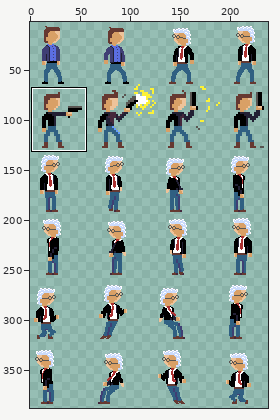
Two states of a sprite sheet, assets/forrest/michel.png. Above: a wide view before the commit, with the close-up outlined.
Close-up. First the earlier version:
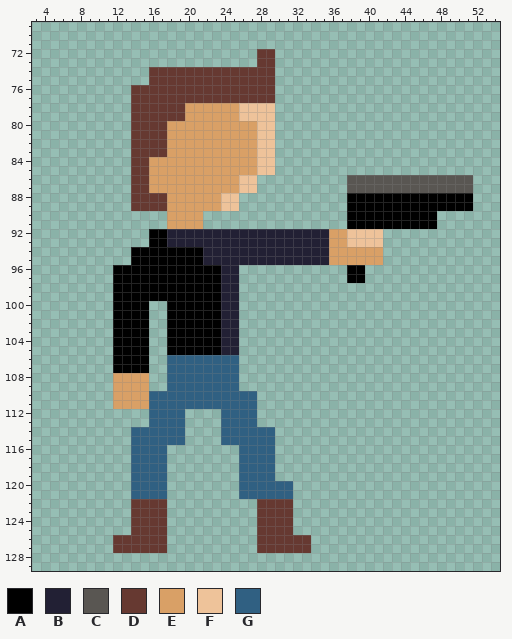
The file is 256x512 pixels. Shown: x 3..54, y 69..129. The wide view leaves out empty margins. The commit also changed other parts of the picture, which this record leaves out.
Palette (. is transparent): A #000000  B #222034  C #595652  D #663931  E #d9a066  F #eec39a  G #306082
Pixels before (only the part around the change), first column x 3:
 69 ....................................................
 70 ....................................................
 71 ....................................................
 72 .........................DD.........................
 73 .........................DD.........................
 74 .............DDDDDDDDDDDDDD.........................
 75 .............DDDDDDDDDDDDDD.........................
 76 ...........DDDDDDDDDDDDDDDD.........................
 77 ...........DDDDDDDDDDDDDDDD.........................
 78 ...........DDDDDDEEEEEEFFFF.........................
 79 ...........DDDDDDEEEEEEFFFF.........................
 80 ...........DDDDEEEEEEEEEEFF.........................
 81 ...........DDDDEEEEEEEEEEFF.........................
 82 ...........DDDDEEEEEEEEEEFF.........................
 83 ...........DDDDEEEEEEEEEEFF.........................
 84 ...........DDEEEEEEEEEEEEFF.........................
 85 ...........DDEEEEEEEEEEEEFF.........................
 86 ...........DDEEEEEEEEEEFF..........CCCCCCCCCCCCCC...
 87 ...........DDEEEEEEEEEEFF..........CCCCCCCCCCCCCC...
 88 ...........DDDDEEEEEEFF............AAAAAAAAAAAAAA...
 89 ...........DDDDEEEEEEFF............AAAAAAAAAAAAAA...
 90 ...............EEEE................AAAAAAAAAA.......
 91 ...............EEEE................AAAAAAAAAA.......
 92 .............AABBBBBBBBBBBBBBBBBBEEFFFF.............
 93 .............AABBBBBBBBBBBBBBBBBBEEFFFF.............
 94 ...........AAAAAAAABBBBBBBBBBBBBBEEEEEE.............
 95 ...........AAAAAAAABBBBBBBBBBBBBBEEEEEE.............
 96 .........AAAAAAAAAAAABB............AA...............
 97 .........AAAAAAAAAAAABB............AA...............
 98 .........AAAAAAAAAAAABB.............................
 99 .........AAAAAAAAAAAABB.............................
100 .........AAAA..AAAAAABB.............................
101 .........AAAA..AAAAAABB.............................
102 .........AAAA..AAAAAABB.............................
103 .........AAAA..AAAAAABB.............................
104 .........AAAA..AAAAAABB.............................
105 .........AAAA..AAAAAABB.............................
106 .........AAAA..GGGGGGGG.............................
107 .........AAAA..GGGGGGGG.............................
108 .........EEEE..GGGGGGGG.............................
109 .........EEEE..GGGGGGGG.............................
110 .........EEEEGGGGGGGGGGGG...........................
111 .........EEEEGGGGGGGGGGGG...........................
112 .............GGGG....GGGG...........................
113 .............GGGG....GGGG...........................
114 ...........GGGGGG....GGGGGG.........................
115 ...........GGGGGG....GGGGGG.........................
116 ...........GGGG........GGGG.........................
117 ...........GGGG........GGGG.........................
118 ...........GGGG........GGGG.........................
119 ...........GGGG........GGGG.........................
120 ...........GGGG........GGGGGG.......................
121 ...........GGGG........GGGGGG.......................
122 ...........DDDD..........DDDD.......................
123 ...........DDDD..........DDDD.......................
124 ...........DDDD..........DDDD.......................
125 ...........DDDD..........DDDD.......................
126 .........DDDDDD..........DDDDDD.....................
127 .........DDDDDD..........DDDDDD.....................
128 ....................................................
129 ....................................................
And afterwards:
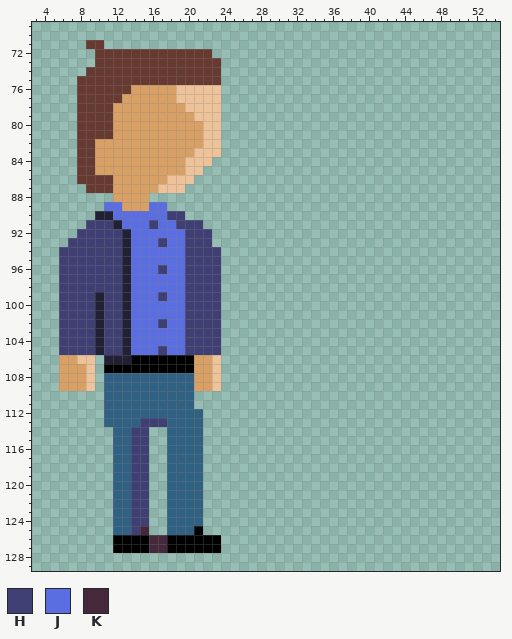
Colours new in this view: H #3f3f74  J #5b6ee1  K #45283c
Changes in this commit:
Changed rows in their new state; - is an unchanged pixel.
first column x 6:
 71 ---DD-----------------------------------------
 72 ----DDDDDDDDDDDDD-----..----------------------
 73 ----DDDDDDDDDDDDDD----..----------------------
 74 ---DDDDDDD--------......----------------------
 75 --DDDDDDDD--------......----------------------
 76 --DDDDDDEEEEEFFFFF......----------------------
 77 --DDDDDEEEEEEFFFFF......----------------------
 78 --DDDDEEEEEEEEFFFF......----------------------
 79 --DDDDEEEEEEEE-FFF......----------------------
 80 --DDDDEEEEEE----FF......----------------------
 81 --DDDDEEEEEE----FF......----------------------
 82 --DDEEEEEEEE----FF......----------------------
 83 --DDEEEEEEEE---FFF......----------------------
 84 --DDEEEEEE----FFF.......----------------------
 85 --DDEEEEEE----FF........----------------------
 86 --DDDDEEEE--FFF.......----------..............
 87 ---DDDEEEE-FFF........----------..............
 88 ------EEEE..........------------..............
 89 -----JJEEEJJ........------------..............
 90 ----BBJJJJJJHH..----------------..........----
 91 ---HHHBJJJHJJHHH----------------..........----
 92 --HHHHHBJJJJJJHHH...................----------
 93 -HHHHHHBJJJHJJHHH...................----------
 94 HHHHHHHBJJJJJJHHHH..................----------
 95 HHHHHHHBJJJJJJHHHH..................----------
 96 HHHHHHHBJJJHJJHHHH..------------..------------
 97 HHHHHHHBJJJJJJHHHH..------------..------------
 98 HHHHHHHBJJJJJJHHHH..--------------------------
 99 HHHHBHHBJJJHJJHHHH..--------------------------
100 HHHHBHHBJJJJJJHHHH..--------------------------
101 HHHHBHHBJJJJJJHHHH..--------------------------
102 HHHHBHHBJJJHJJHHHH..--------------------------
103 HHHHBHHBJJJJJJHHHH..--------------------------
104 HHHHBHHBJJJJJJHHHH..--------------------------
105 HHHHBHHBJJJHJJHHHH..--------------------------
106 EEFF-BBB--AAAAAEEF..--------------------------
107 EEEF-A----AAAAAEEF..--------------------------
108 EEEF-GGGGGGG---EEF..--------------------------
109 EEEF-GGGGGGG---EEF..--------------------------
110 -----GGGGG-----.......------------------------
111 -----GGGGG-----.......------------------------
112 -----GGGGG----GG--....------------------------
113 -----GGGGHHH--GG--....------------------------
114 ------GGHH..--GG--......----------------------
115 ------GGHH..--GG--......----------------------
116 ------GGHH..GGGG----....----------------------
117 ------GGHH..GGGG----....----------------------
118 ------GGHH..GGGG----....----------------------
119 ------GGHH..GGGG----....----------------------
120 ------GGHH..GGGG----......--------------------
121 ------GGHH..GGGG----......--------------------
122 ------GGHH..GGGG------....--------------------
123 ------GGHH..GGGG------....--------------------
124 ------GGHH..GGGG------....--------------------
125 ------GGHK..GGGA------....--------------------
126 ------AAAAKKAAAAAA----......------------------
127 ------AAAAKKAAAAAA----......------------------
